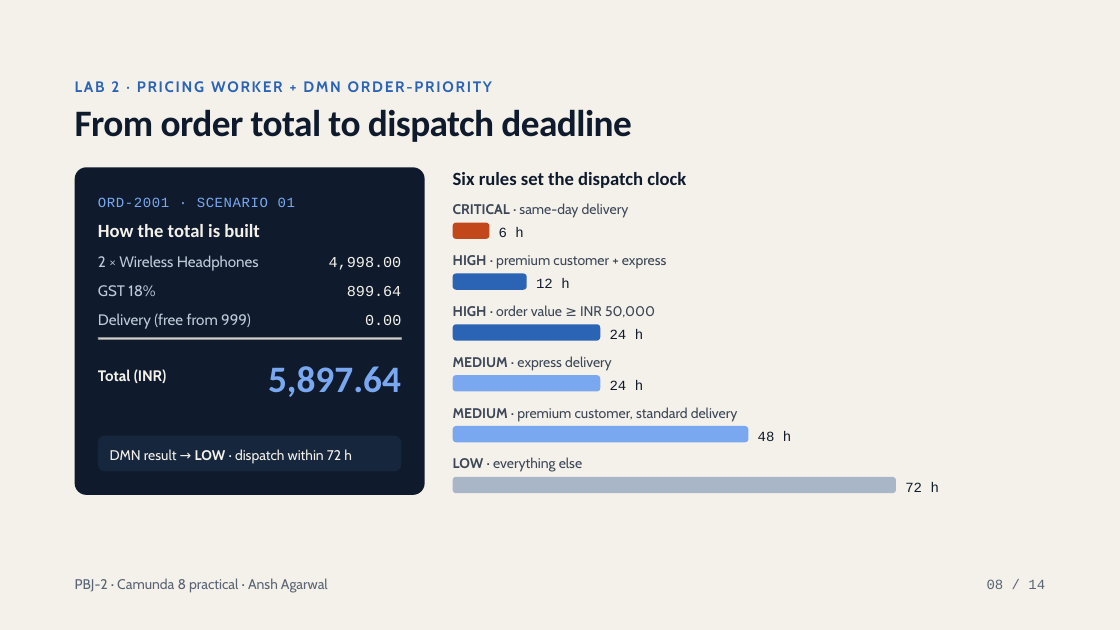
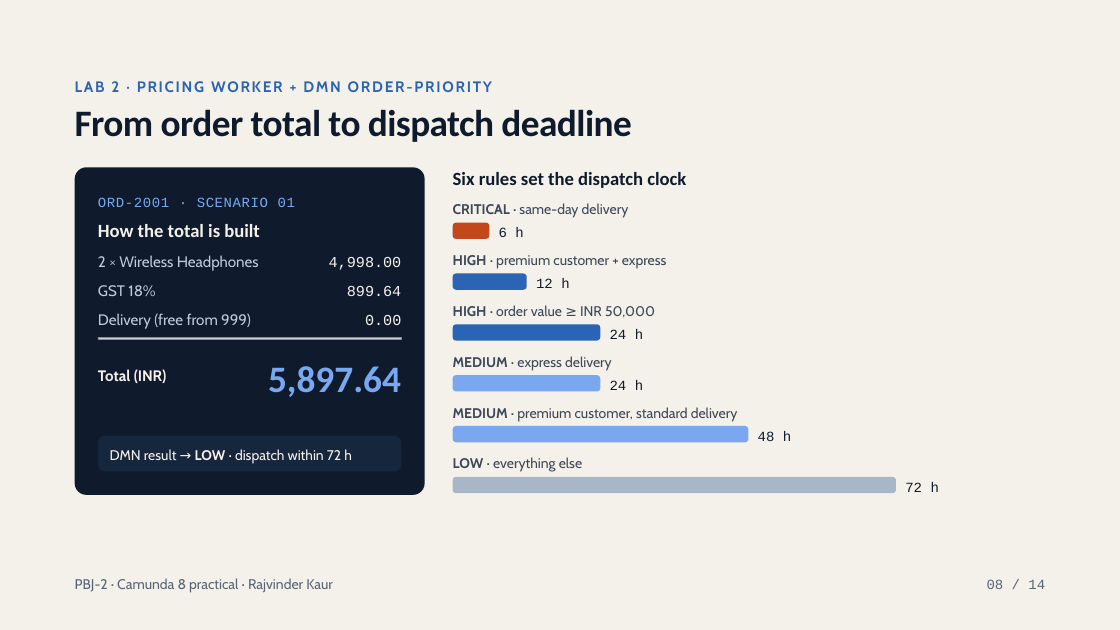
Before and after one commit to anshagarwxl/workflow-automation-engineering, a slide deck: slide 8 of camunda8-practical-labs/presentation/PBJ-2-Camunda-8-Labs.pptx. Drawn at 1120x630 pixels with LibreOffice and Linux fonts; fonts in the diff are those of the drawing; grey boxes stand for pictures. Boxes give left, top, right and bottom in pixels: in the first picture for what was removed or moved away, otherwise in the second. Text is boxed around its words. In the diff, an @@ line names an element or a change of style, - is before the commit and + after.

```diff
--- a/camunda8-practical-labs/presentation/PBJ-2-Camunda-8-Labs.pptx
+++ b/camunda8-practical-labs/presentation/PBJ-2-Camunda-8-Labs.pptx
@@ text at (x1=75, y1=578, x2=333, y2=593): text changed @@
-PBJ-2 · Camunda 8 practical · Ansh Agarwal
+PBJ-2 · Camunda 8 practical · Rajvinder Kaur
```
Also in this commit, not shown: 12 other slides changed.
